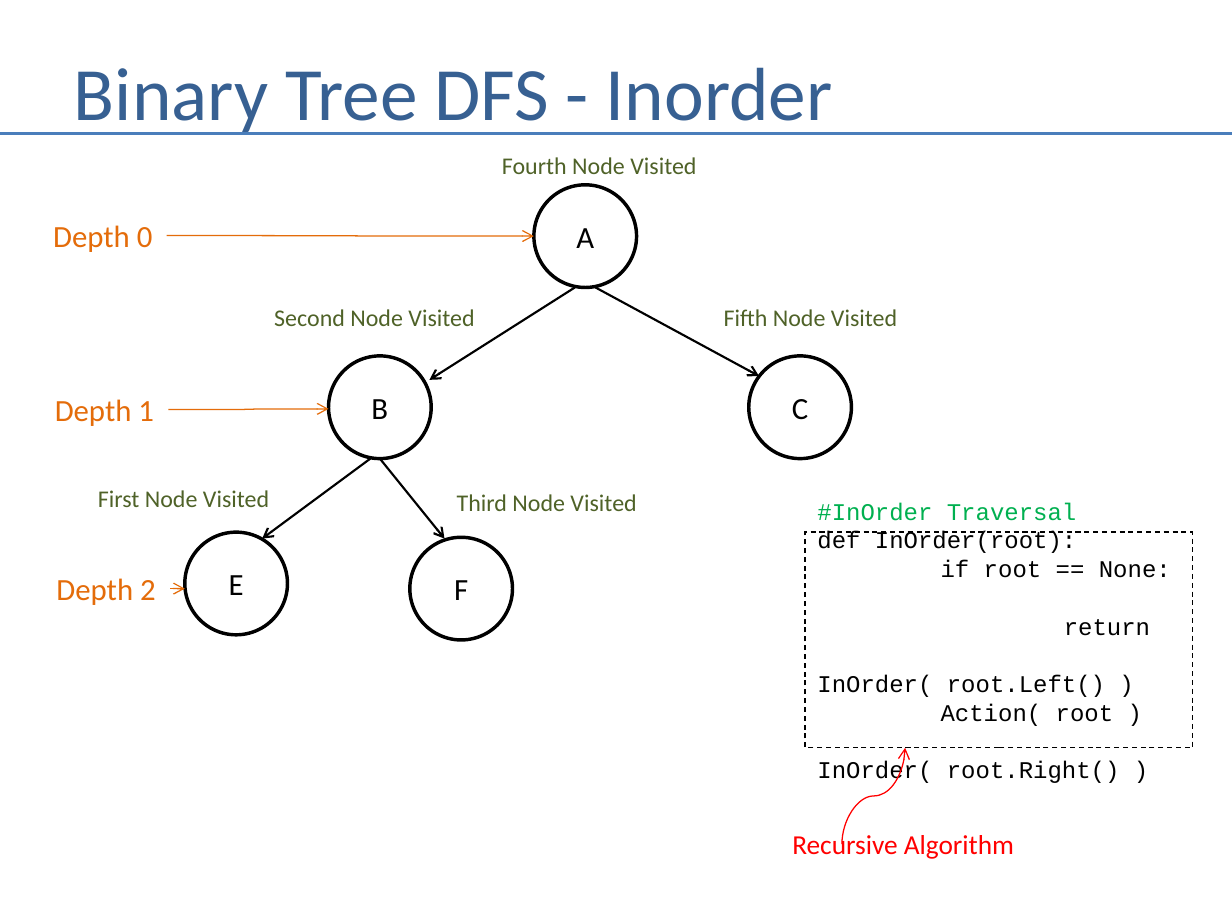
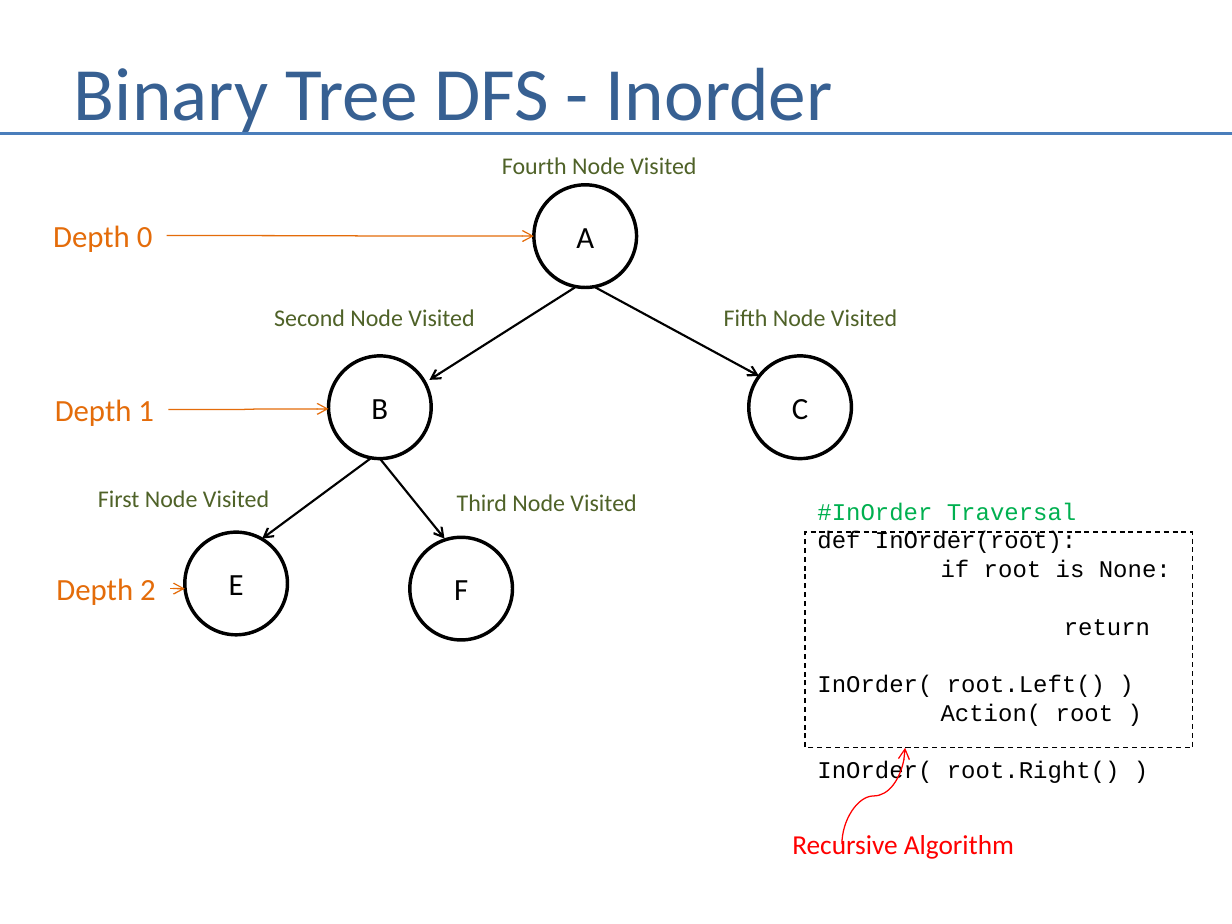
Before and after one commit to andrewferlitsch/Portland-Data-Science-Group, a slide deck: slide 11 of Presentations/AI - Graph Search.pptx. Drawn at 1232x924 pixels with LibreOffice and Linux fonts; fonts in the diff are those of the drawing. Boxes give left, top, right and bottom in pixels: in the first picture for what was removed or moved away, otherwise in the second. Text is boxed around its words. In the diff, an @@ line names an element or a change of style, - is before the commit and + after.

```diff
--- a/Presentations/AI - Graph Search.pptx
+++ b/Presentations/AI - Graph Search.pptx
@@ text in rectangle at [817,502,1171,786]: text changed @@
-#InOrder Traversal
-def InOrder(root):
-if root == None:
-return
-InOrder( root.Left() )
-Action( root )
-InOrder( root.Right() )
+#InOrder Traversal
+def InOrder(root):
+if root is None:
+return
+InOrder( root.Left() )
+Action( root )
+InOrder( root.Right() )
```
Also in this commit, not shown: 3 other slides changed, 1 slide removed, 1 other file.
